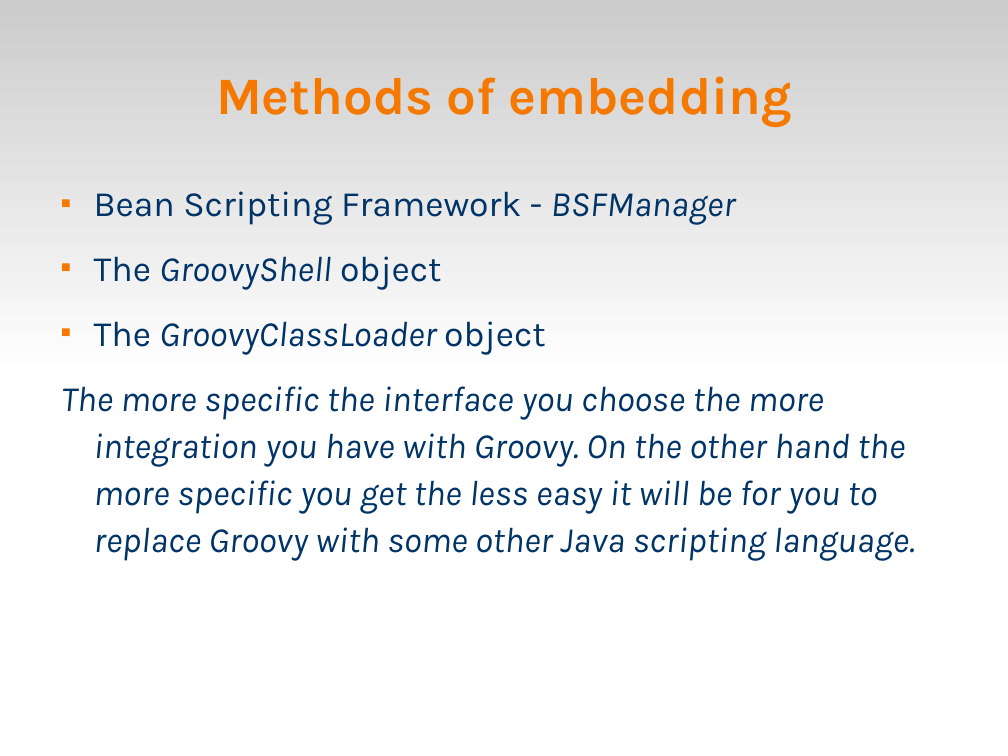
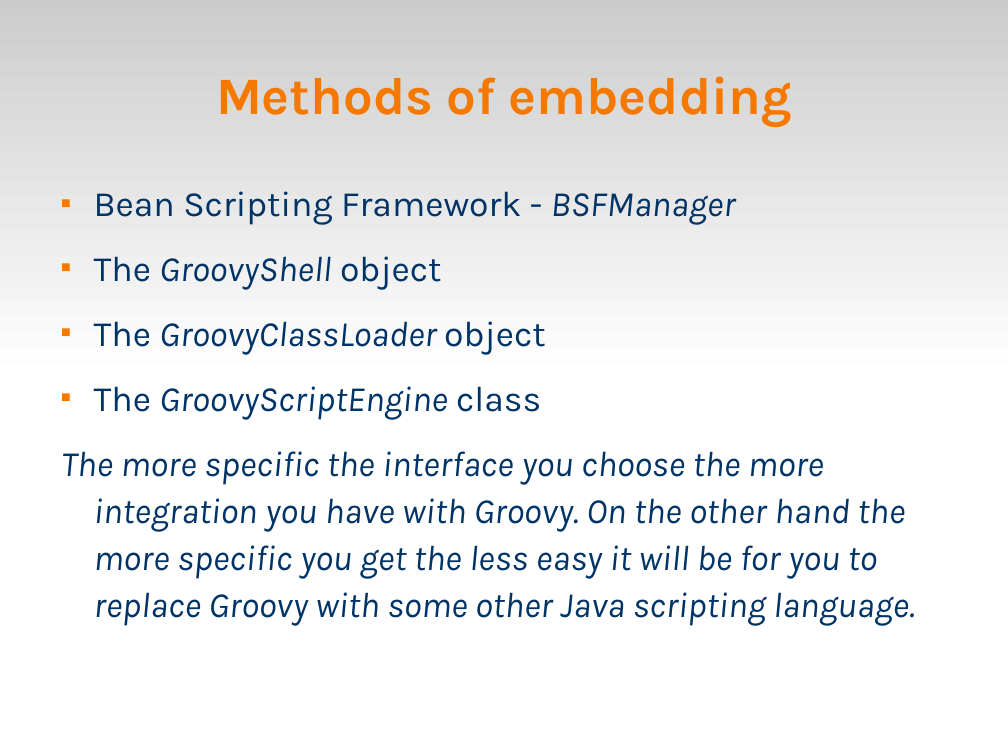
Before and after one commit to veltzer/demos, a slide deck: slide 29 of groovy/doc/groovy.odp. Drawn at 1008x756 pixels with LibreOffice and Linux fonts; fonts in the diff are those of the drawing. Boxes give left, top, right and bottom in pixels: in the first picture for what was removed or moved away, otherwise in the second. Text is boxed around its words. In the diff, an @@ line names an element or a change of style, - is before the commit and + after.

Commit message:
embedding finished

```diff
--- a/groovy/doc/groovy.odp
+++ b/groovy/doc/groovy.odp
@@ text at bbox=[94, 386, 541, 420]: paragraph added @@
+■ The GroovyScriptEngine class
```
Also in this commit, not shown: 1 other slide changed, 4 slides added, 2 other files.
